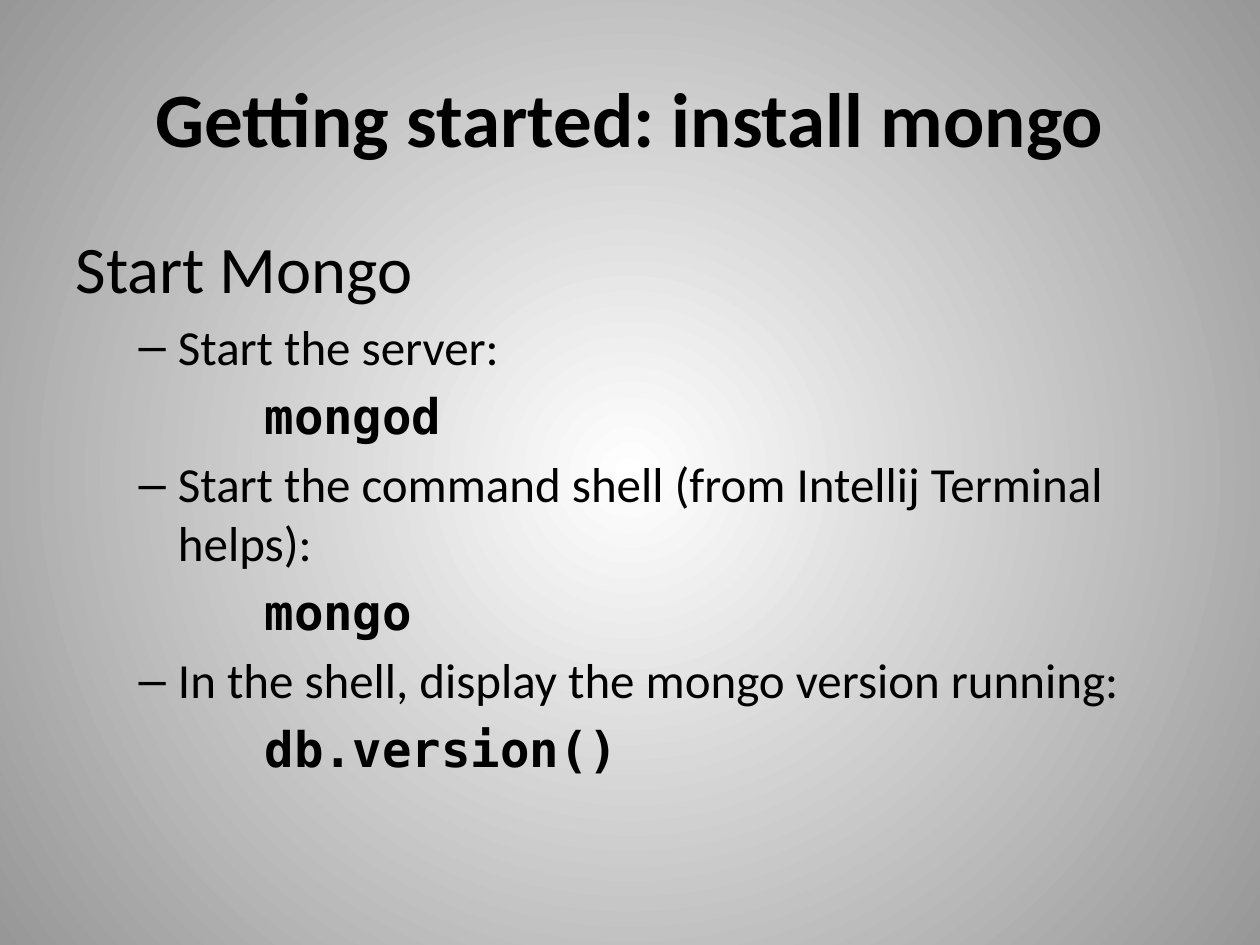
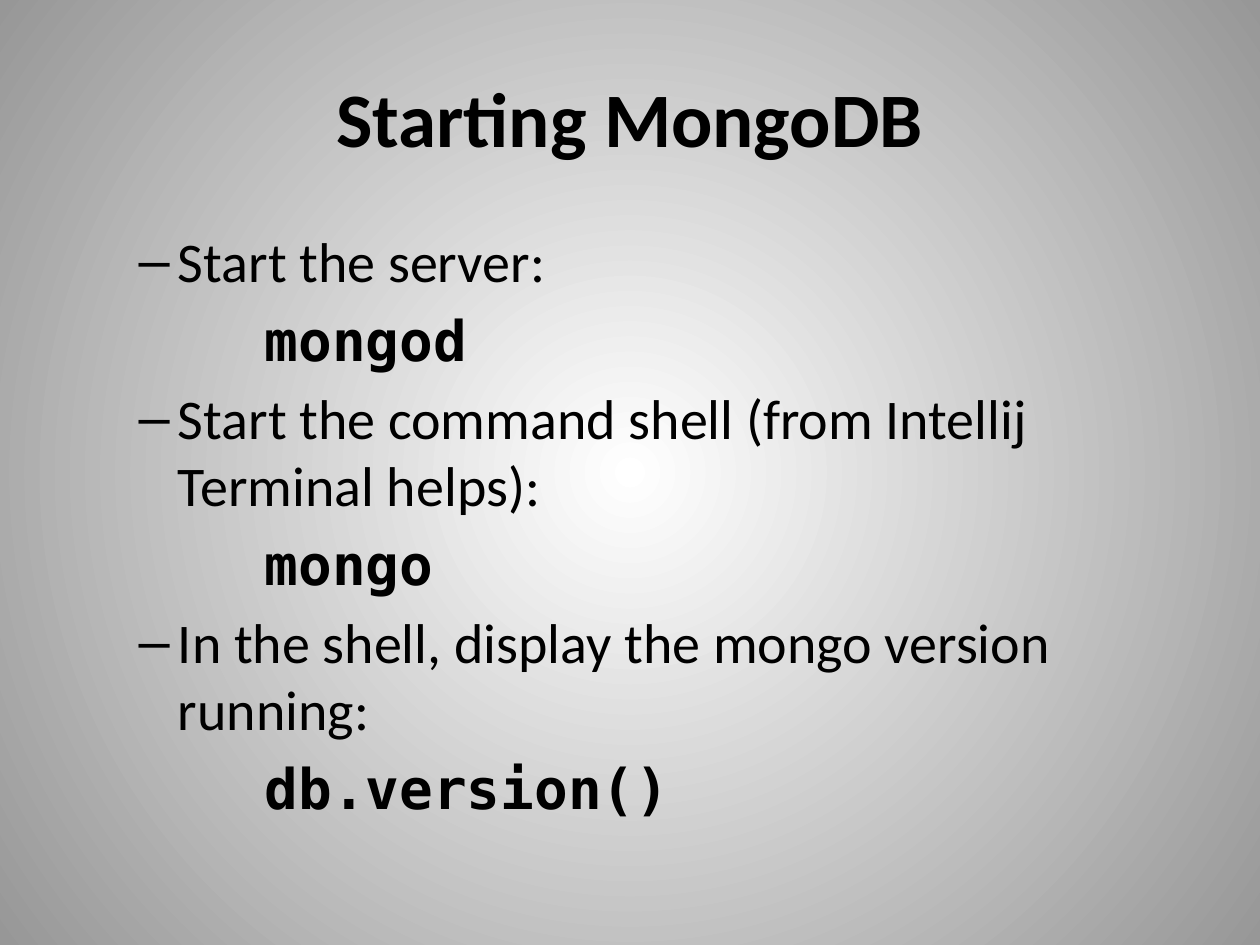
Before and after one commit to dvanvali/mongoDbPresentation, a slide deck: slide 9 of MongoDB.pptx. Drawn at 1260x945 pixels with LibreOffice and Linux fonts; fonts in the diff are those of the drawing. Boxes give left, top, right and bottom in pixels: in the first picture for what was removed or moved away, otherwise in the second. Text is boxed around its words. In the diff, an @@ line names an element or a change of style, - is before the commit and + after.

```diff
--- a/MongoDB.pptx
+++ b/MongoDB.pptx
@@ title at [336, 93, 923, 160]: text changed @@
-Getting started: install mongo
+Starting MongoDB
@@ text "Start the server:" at [178, 243, 1050, 817]: size 28 to 32 pt @@
@@ text at [76, 250, 413, 305]: paragraph removed @@
-Start Mongo
```
Also in this commit, not shown: 12 other slides changed, 1 other file.
